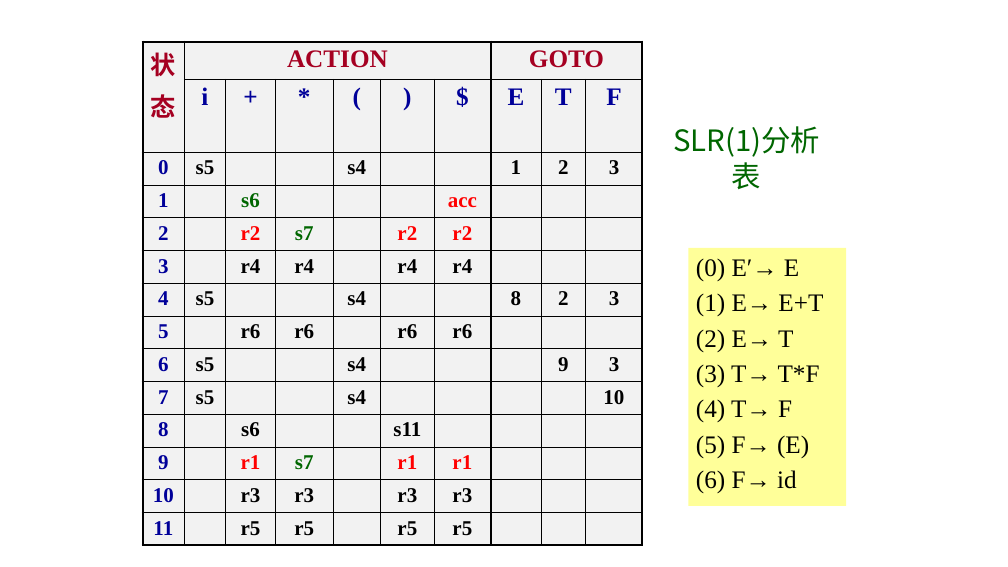
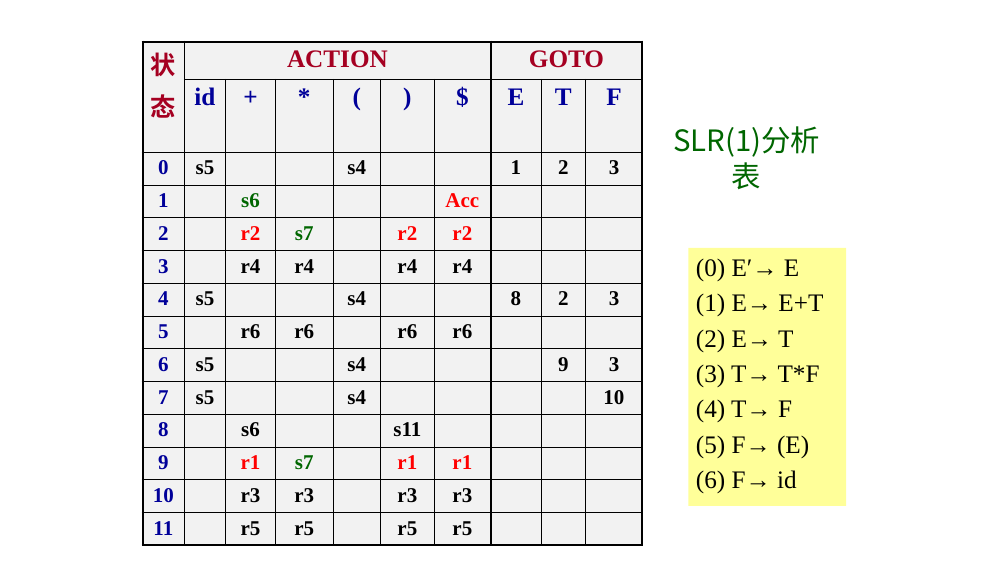
Before and after one commit to sonderlau/HzieeSurvivalGuide, a slide deck: slide 7 of Y1 Seminar II/编译原理/练习/SLR练习.pptx. Drawn at 1008x567 pixels with LibreOffice and Linux fonts; fonts in the diff are those of the drawing. Boxes give left, top, right and bottom in pixels: in the first picture for what was removed or moved away, otherwise in the second. Text is boxed around its words. In the diff, an @@ line names an element or a change of style, - is before the commit and + after.

```diff
--- a/Y1 Seminar II/编译原理/练习/SLR练习.pptx
+++ b/Y1 Seminar II/编译原理/练习/SLR练习.pptx
@@ table at [143, 42, 644, 540] @@
-row 2, column 2: i
+row 2, column 2: id
-row 4, column 7: acc
+row 4, column 7: Acc
```
Also in this commit, not shown: 3 other slides changed, 14 other files.
